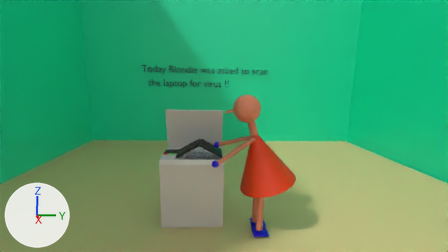
One commit to the Blender file scan-joke.blend: the scene before it, then after it.
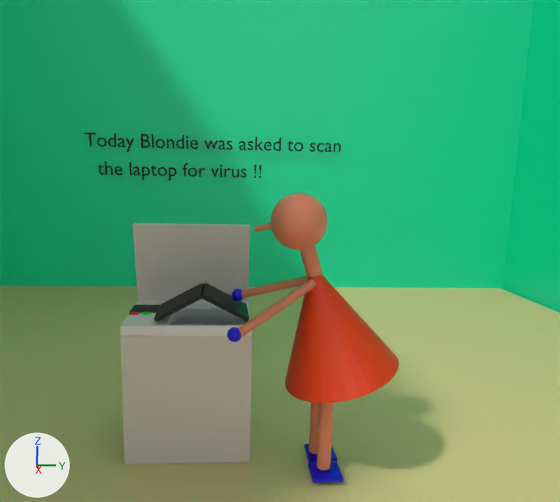
Old and new are each drawn from the file's camera 'Camera' and again close up on the part from 22% to 84% of the width and 0% to 98% of the height. Arrows for +X, +Y and +Z are at lower left; the lights stay in place.
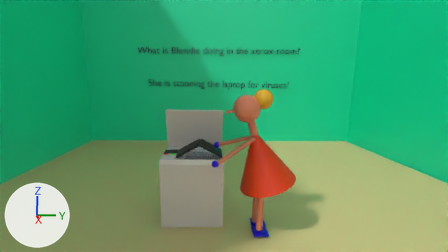
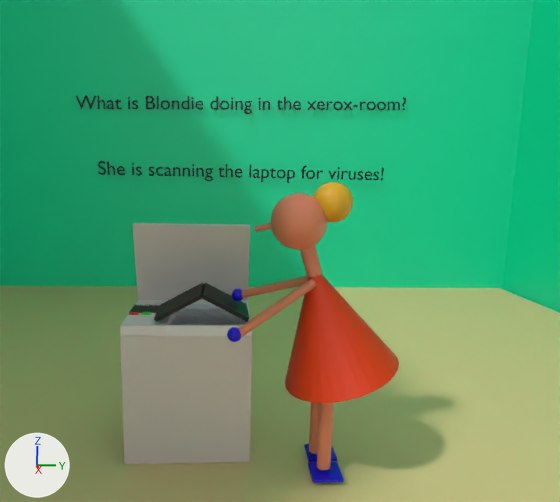
Commit message: blondie bun added

What differs and where, as boxes (x1, y1, x2, y2) in the close-ups (560 x 502 px):
'Text', text changed, moved, turned
    before: (84, 133, 341, 152)
    after: (76, 96, 406, 114)
'Text.002', text changed
    before: (98, 161, 261, 180)
    after: (98, 161, 384, 183)
'Sphere.003', added
    after: (313, 182, 353, 223)

The change, as a list of edits to the scene's bpy script:
```text
Add mat_material_006:
    mat_material_006 = principled_material('Material.006')
    mat_material_006.base_color = (0.8, 0.422, 0.0167)  # yellow #e7ae23
Add me_sphere_005:
    me_sphere_005.from_pydata(...)  # a UV sphere (32 segments, 16 rings, poles along z) spanning x -1.0..1.0, y -1.0..1.0, z -1.0..1.0
    me_sphere_005.materials.append(mat_material_006)  # yellow #e7ae23
Change txt_text_002:
    txt_text_002.body: 'Today Blondie was asked to scan' -> 'What is Blondie doing in the xerox-room?'
Change txt_text_003:
    txt_text_003.body: 'the laptop for virus !!' -> 'She is scanning the laptop for viruses!'
Change ob_text:
    ob_text.location: (-14.7, -6.47, 7.18) -> (-14.7, -6.84, 9.02)
    ob_text.rotation_euler: (1.637, 0.0, 1.562) -> (1.376, -0.0236, 1.568)  # degrees (94, 0, 89) -> degrees (79, -1.4, 90)
Add ob_sphere_003:
    ob_sphere_003 = bpy.data.objects.new('Sphere.003', me_sphere_005)
    ob_sphere_003.location = (1.32, 2.79, 5.4)
    ob_sphere_003.scale = (0.385, 0.385, 0.385)
```
